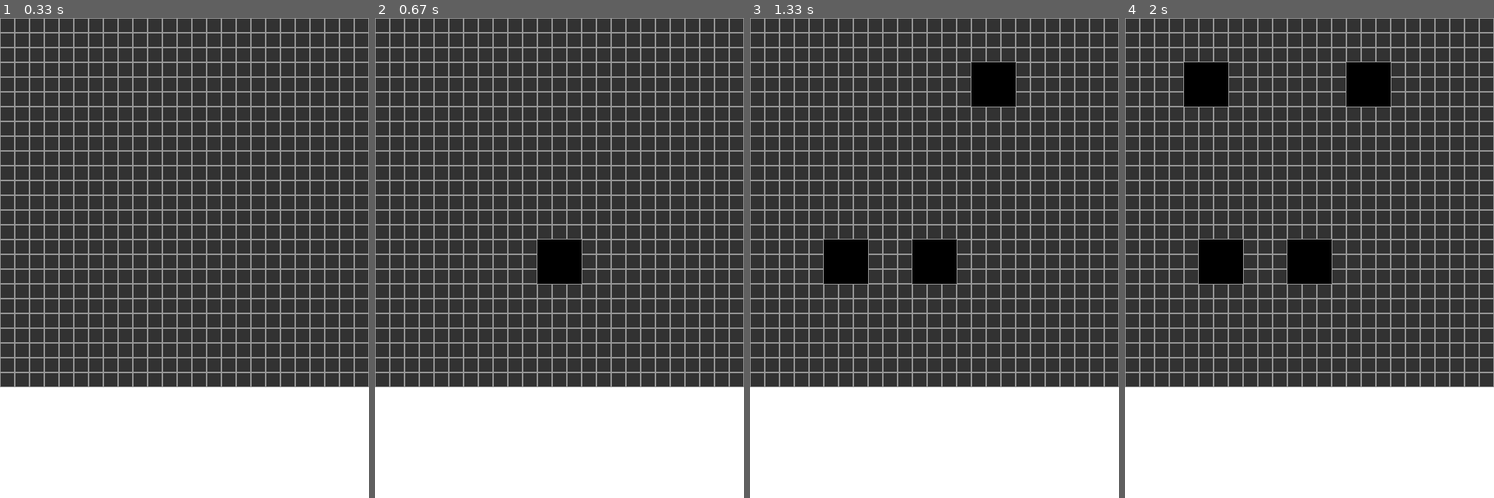
Above: before the commit, frames 1-4 (left to right).
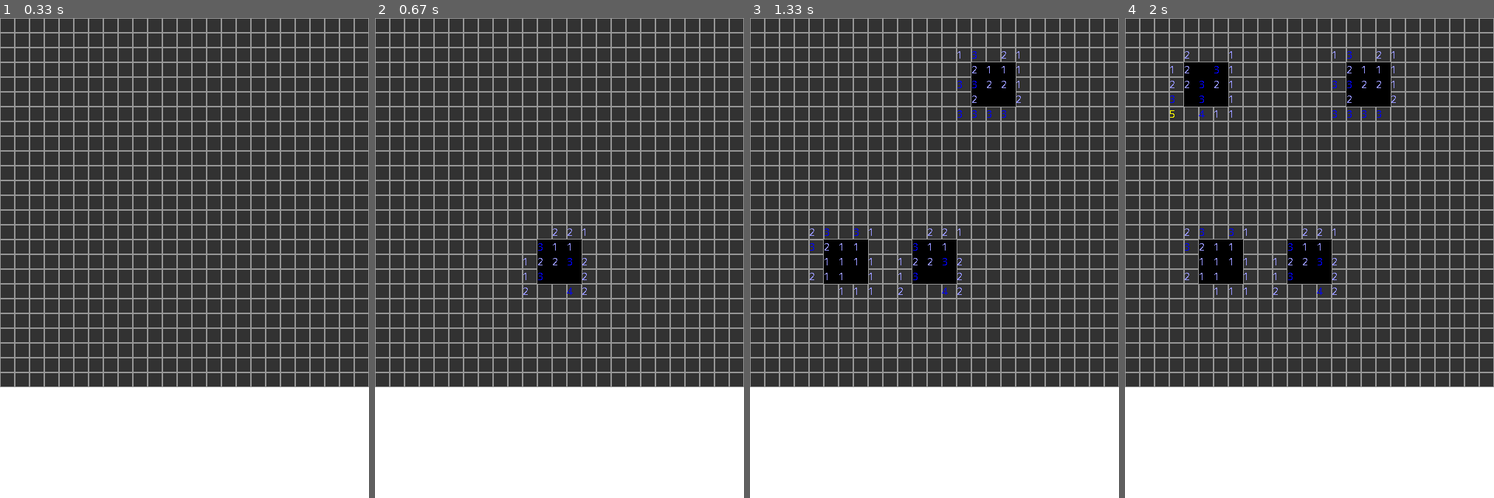
Above: after the commit, the same moments.

Repository: abstralexis/pygame-minesweeper
Game: pygame game, started from main.py
Two runs of this game, one before a commit and one after it. Both use one fixed random seed, a clock stepped at 60 frames per second and the inputs below.
Inputs (mouse positions are in pixels of both pictures, inside the frame that each line leads up to):
- Up to frame 1 (0.33 s): no input
- Up to frame 2 (0.67 s): click (559, 258) at 0.42 s
- Up to frame 3 (1.33 s): click (845, 262) at 0.78 s; click (989, 90) at 1.15 s
- Up to frame 4 (2 s): click (1213, 80) at 1.55 s; move the mouse to (1313, 310) at 1.9 s

Frame 1 is identical in both runs. In frame 2, 0.1% of the frame differs, in the area x 40-58%, y 43-58%; in frame 3, 0.3%; in frame 4, 0.4%, in the area x 12-74%, y 6-58%.

Commit message:
Fix Issue #1

Diff:
--- a/main.py
+++ b/main.py
@@ -27,7 +27,7 @@
 SCREEN_SIZE = (WIDTH, HEIGHT)
 
 pygame.font.init()
-COMICSANSMS = pygame.font.SysFont("comicsansms", 20)
+COMICSANSMS = pygame.font.SysFont("comicsansms", 15)
 
 
 pygame.init()
@@ -62,14 +62,14 @@
     grid_width = WIDTH // BLOCKSIZE
     grid_height = GRID_HEIGHT_PX // BLOCKSIZE
 
-    mine_coords = []
-
+    mine_rects = []
     for i in range(number_of_mines):
         rand_x = randint(0, grid_width) * 20
         rand_y = randint(0, grid_height) * 20
-        mine_coords.append((rand_x, rand_y))
-
-    return mine_coords
+        minerect = pygame.Rect(rand_x, rand_y, BLOCKSIZE, BLOCKSIZE)
+        mine_rects.append(minerect)
+
+    return mine_rects
 
 
 NUM_MINES = 100
@@ -78,21 +78,22 @@
 
 def get_adjacent(pressrect: pygame.Rect):
     """
-    Returns number of adjacent mines and rects of safe spaces
+    Returns rects of adjacent spaces
     """
     x = pressrect.x
     y = pressrect.y
 
     rects = []
-    num_mines = 0
 
     # This is really messy.
     # TODO @AlexisComix
     # for some reason, None of the rects adjacent are in mines somehow.
     # No clue how this happens
+    # The actual pressing nearby tiles works, but not mine count
     # up
+    # Fix? Separate mine counting and adjacent rect finding
+
     rects.append(pygame.Rect(x, y-BLOCKSIZE, BLOCKSIZE, BLOCKSIZE))
-    print(pygame.Rect(x, y-BLOCKSIZE, BLOCKSIZE, BLOCKSIZE)) # TEST
     # down
     rects.append(pygame.Rect(x, y+BLOCKSIZE, BLOCKSIZE, BLOCKSIZE))
     # left
@@ -108,11 +109,21 @@
     # downleft
     rects.append(pygame.Rect(x-BLOCKSIZE, y+BLOCKSIZE, BLOCKSIZE, BLOCKSIZE))
 
-    for rect in rects:
-        if rect in MINES:
-            num_mines += 1
-
-    return num_mines, rects
+    return rects
+
+
+def count_mines(rect: pygame.Rect) -> int:
+    """
+    Count mines in adjacent spaces to rect 'rect'
+    """
+    adjacent_tiles = get_adjacent(rect)
+
+    count = 0
+    for tile in adjacent_tiles:
+        if tile in MINES:
+            count += 1
+
+    return count
 
 
 def main() -> None:
@@ -132,53 +143,54 @@
                     mouse_x, mouse_y = pygame.mouse.get_pos()
                     floor_x = floor(mouse_x / BLOCKSIZE) * BLOCKSIZE
                     floor_y = floor(mouse_y / BLOCKSIZE) * BLOCKSIZE
-                    mouse_grid_pos = (floor_x, floor_y)
-
-                    if mouse_grid_pos in MINES: # Mine detection
-                        print("BOOM!")          # Testing message
-                        mine_rect = pygame.Rect(
-                            mouse_grid_pos, (BLOCKSIZE, BLOCKSIZE)
-                            )
-                        print(mine_rect) # TEST
+                    mouse_grid_rect = pygame.Rect(
+                        floor_x, floor_y, BLOCKSIZE, BLOCKSIZE
+                        )
+
+                    if mouse_grid_rect in MINES:        # Mine detection
+                        mine_rect = mouse_grid_rect     # Abstraction
                         pygame.draw.rect(WIN, WHITE, mine_rect)
                         pygame.display.flip()
-                        pygame.time.wait(1000)  # Wait 1s
+                        pygame.time.wait(1000)          # Wait 1s
                         pygame.quit()
                         sys.exit()
                     else:
-                        click_rect = pygame.Rect(
-                            mouse_grid_pos, (BLOCKSIZE, BLOCKSIZE)
-                            )
+                        click_rect = mouse_grid_rect    # Abstraction
                         pressed.append(click_rect)
 
-                        _, adjacent = get_adjacent(click_rect)
-                        print(_)
+                        # Press adjacent tiles
+                        adjacent = get_adjacent(click_rect)
                         for square in adjacent:
                             pressed.append(square)
 
+        draw_grid()
+
         revealed = []
-
-        draw_grid()
         for pressed_rect in pressed:
-            rect_x = pressed_rect.x
-            rect_y = pressed_rect.y
-
             pygame.draw.rect(WIN, BLACK, pressed_rect)
 
-            mines, _ = get_adjacent(pressed_rect)
-            col = tuple()
-            if mines != 0:
-                match mines:
-                    case 1, 2:
-                        col = LIGHT_BLUE
-                    case 3, 4:
-                        col = BLUE
-                    case 5, 6:
-                        col = YELLOW
-                    case 7, 8:
-                        col = ORANGE
-                text = COMICSANSMS.render(f"{mines}", color=col)
-                revealed.append((text, click_rect))
+            adj = get_adjacent(pressed_rect)
+            for tile in adj:
+                if tile not in MINES:
+                    mines = count_mines(tile)
+                    if mines != 0:
+                        col = WHITE # Default value to appease python
+                        if mines <= 2:
+                            col = LIGHT_BLUE
+                        elif mines <= 4:
+                            col = BLUE
+                        elif mines <= 6:
+                            col = YELLOW
+                        else:
+                            col = ORANGE
+
+                        text = COMICSANSMS.render(f"{mines}", False, col)
+                        revealed.append((text, tile))
+
+        for square in revealed:
+            txt = square[0]
+            rect = square[1]
+            WIN.blit(txt, rect)
 
         white_rect = pygame.Rect(
             0, GRID_HEIGHT_PX,
@@ -186,12 +198,6 @@
             )
         pygame.draw.rect(WIN, WHITE, white_rect)
 
-        for square in revealed:
-
-            txt = square[0]
-            rect = square[1]
-            WIN.blit(txt, rect)
-
         pygame.display.update()
         clock.tick(12)
 
